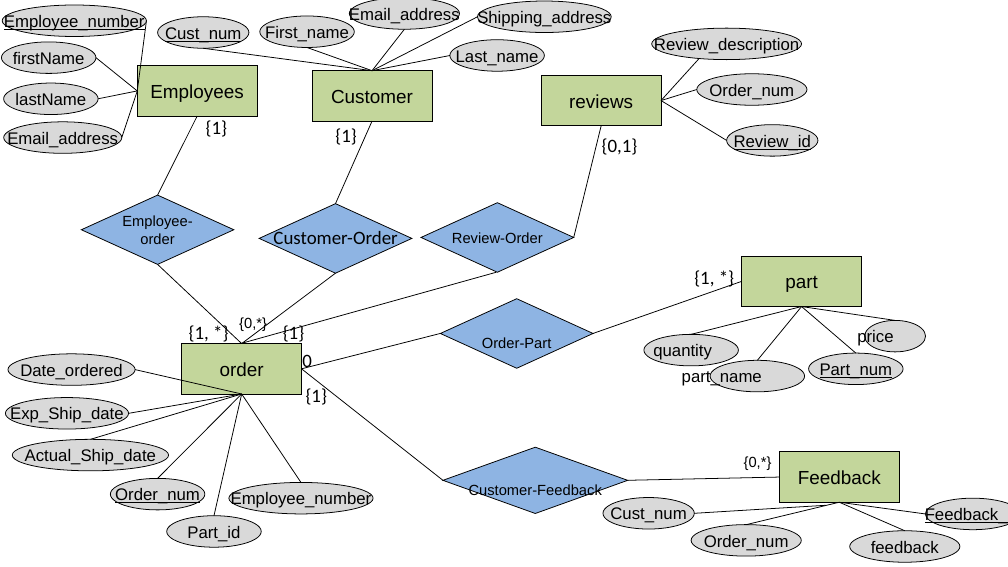
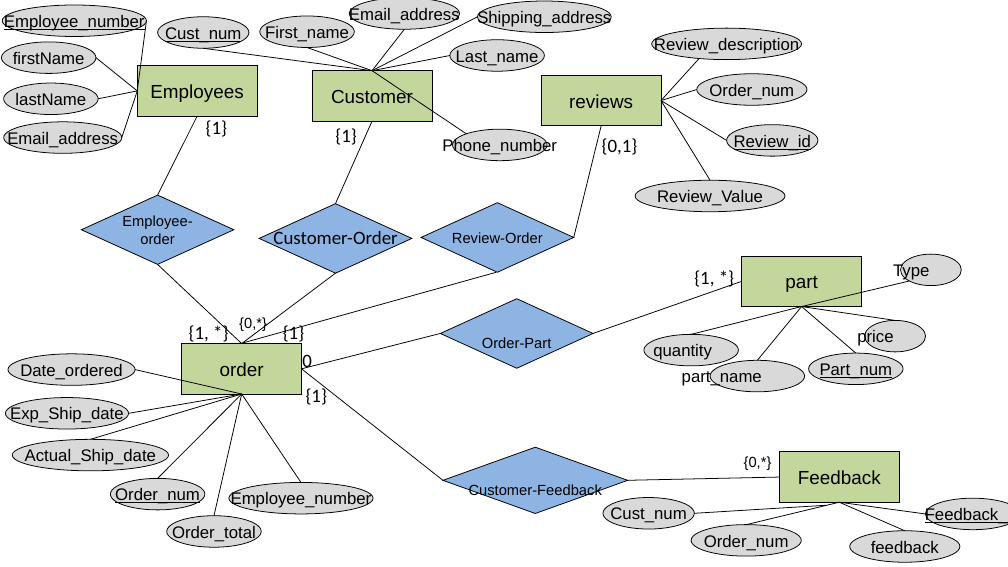
Before and after one commit to nwd3/cs342, a slide deck: slide 1 of project/erd.pptx. Drawn at 1008x567 pixels with LibreOffice and Linux fonts; fonts in the diff are those of the drawing. Boxes give left, top, right and bottom in pixels: in the first picture for what was removed or moved away, otherwise in the second. Text is boxed around its words. In the diff, an @@ line names an element or a change of style, - is before the commit and + after.

Commit message:
added erd for proj 3 I did change some parts of proj3 erd

```diff
--- a/project/erd.pptx
+++ b/project/erd.pptx
@@ line added from (372, 71) to (467, 134), #000000 0.75 pt @@
@@ line added from (661, 101) to (710, 180), #000000 0.75 pt @@
@@ ellipse added at (453, 129, 547, 161), fill #D9D9D9, outline #000000 0.75 pt, 16 pt, text #000000 @@
+Phone_number
@@ ellipse added at (635, 180, 785, 212), fill #D9D9D9, outline #000000 0.75 pt, 16 pt, text #000000 @@
+Review_Value
@@ ellipse added at (901, 254, 961, 286), fill #D9D9D9, outline #000000 0.75 pt, 16 pt, text #000000 @@
+Type
@@ line added from (910, 281) to (802, 306), #000000 0.75 pt @@
@@ text in ellipse at (172, 524, 256, 542): text changed @@
-Part_id
+Order_total
```
